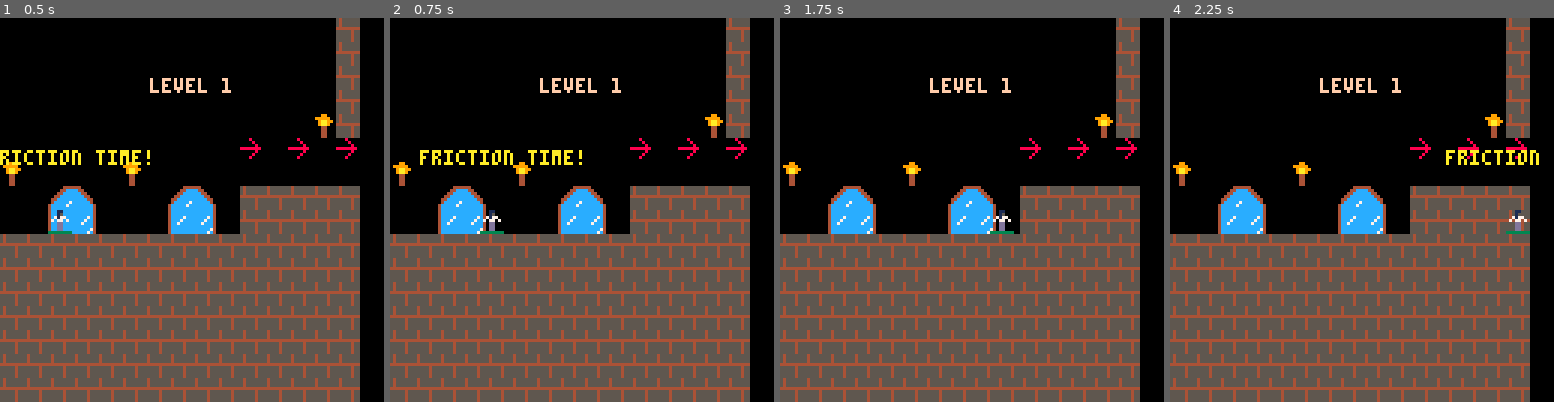
Above: before the commit, frames 1-4 (left to right).
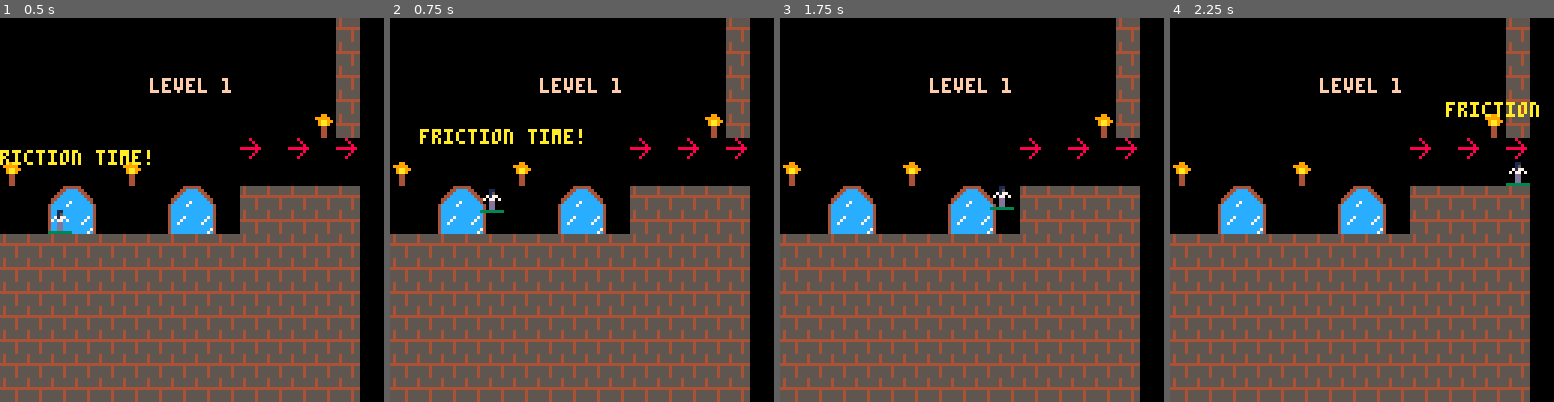
Above: after the commit, the same moments.

Repository: FrederikHR/GDB
Game: PICO-8 cartridge lift.p8
Two runs of this game, one before a commit and one after it. Both use one fixed random seed, a clock stepped at 60 frames per second and the inputs below.
Inputs:
- Up to frame 1 (0.5 s): tap X (X key) at 0.33 s
- Up to frame 2 (0.75 s): tap O (Z key) at 0.7 s
- Up to frame 3 (1.75 s): tap X (X key) at 1.07 s; hold Right from 1.6 s (still down); tap O (Z key) at 1.7 s
- Up to frame 4 (2.25 s): tap X (X key) at 1.85 s; release Right at 2.1 s; tap O (Z key) at 2.1 s; hold Up from 2.15 s (still down)

Frame 1 is identical in both runs. In frame 2, 1.7% of the frame differs, in the area x 7-50%, y 28-57%; in frame 3, 0.3%; in frame 4, 1.2%.

Commit message:
new melody

Diff:
--- a/lift.p8
+++ b/lift.p8
@@ -88,8 +88,15 @@
 	p.flp=false
 	p.vine=true
 	p.anims=panims
+
 	p.friction_time = false
 	p.timer = time()
+
+	p.jump = false
+	p.fall = false
+	p.fall_velocity = 0
+	p.jump_velocity = 7
+
 end
 
 function update_player()
@@ -105,6 +112,10 @@
 end
 
 function move_player()
+
+	-- jumping
+	jump()
+
 	--add gravity
 	p.dy+=gravity
 	p.dx*=friction
@@ -163,6 +174,15 @@
 	if p.dy>0 and collide_map(p,"down",0) then
 		p.dy=0
 		p.y-=(p.y+p.sh*8)%8
+
+		--[[
+		these two variables
+		are set to false when player
+		hits the ground
+		--]]
+		p.fall = false
+		p.jump = false
+
 	elseif p.dy<0 and collide_map(p,"up",1) then
 		p.dy=0
 	end
@@ -177,6 +197,43 @@
 	--add diffs
 	p.x+=p.dx
 	p.y+=p.dy
+end
+
+
+function jump()
+		-- 4 == z
+	if (btnp(4)) and not p.jump then
+		p.jump = true
+		play_sound(sounds.jump)
+	end
+
+	if p.jump and p.jump_velocity > 1 and not p.fall then
+		p.y -= p.jump_velocity
+		p.jump_velocity -= 1
+	end
+
+	-- start falling
+	if p.jump and p.jump_velocity <= 1 then
+		p.fall = true
+	end
+
+	if p.fall then
+		--increase fall velocity
+		if not (p.fall_velocity > 5) then
+			p.y += p.fall_velocity
+			p.fall_velocity += 0.25
+		end
+	end
+
+	if not p.fall then
+		p.fall_velocity = 0
+
+	end
+
+	if not p.jump then
+		p.fall_velocity = 0
+		p.jump_velocity = 7
+	end
 end
 
 --vine functions
@@ -304,7 +362,8 @@
 sounds = {
 	start = 0,
 	game_over = 2,
-	friction_time = 6
+	friction_time = 6,
+	jump = 7
 }
 
 function play_music(pattern)
Not shown, changed: the music (__music__) section of lift.p8
Not shown, changed: the sound effects (__sfx__) section of lift.p8
